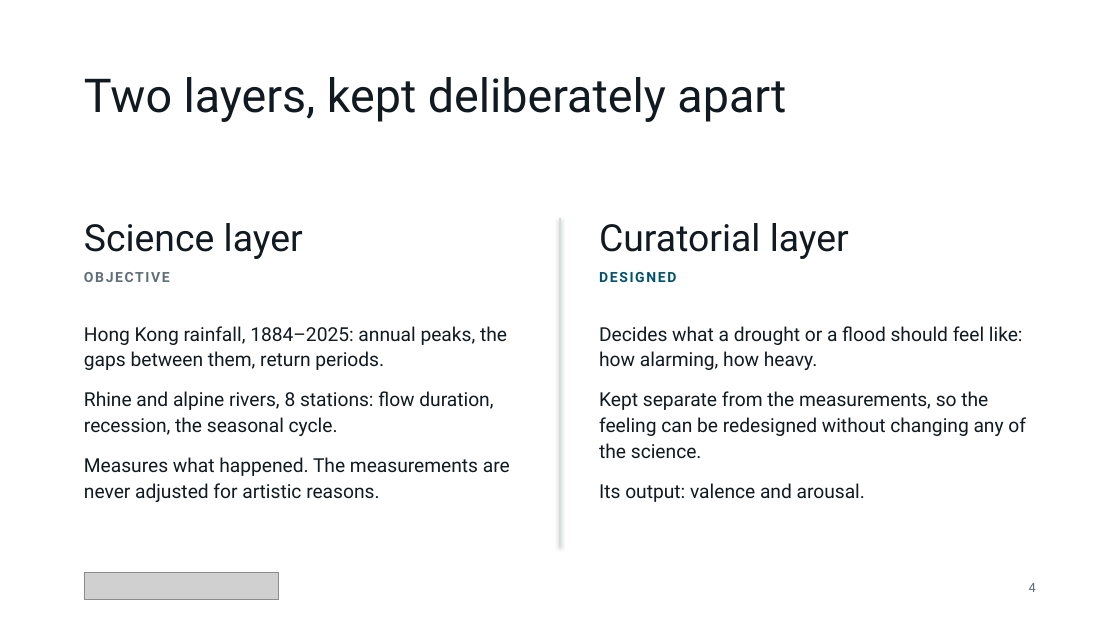
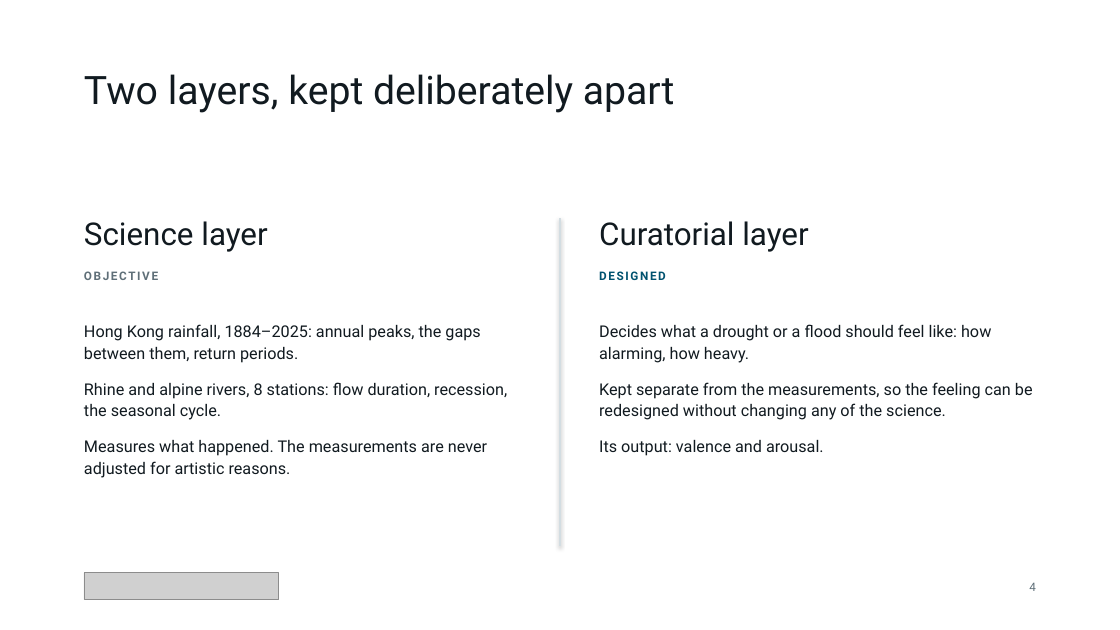
Before and after one commit to qintheory/noea, a slide deck: slide 4 of docs/noea-introduction.pptx. Drawn at 1120x630 pixels with LibreOffice and Linux fonts; fonts in the diff are those of the drawing; grey boxes stand for pictures. Boxes give left, top, right and bottom in pixels: in the first picture for what was removed or moved away, otherwise in the second. Text is boxed around its words. In the diff, an @@ line names an element or a change of style, - is before the commit and + after.

```diff
--- a/docs/noea-introduction.pptx
+++ b/docs/noea-introduction.pptx
@@ text "Two layers, kept deliberately apart" at <box>84,74,675,113</box>: size 40 to 33.6 pt @@
@@ text "Science layer" at <box>84,221,267,252</box>: size 32 to 26.9 pt @@
@@ text "Curatorial layer" at <box>599,221,808,252</box>: size 32 to 26.9 pt @@
@@ text "OBJECTIVE" at <box>84,271,158,280</box>: size 12 to 10.1 pt @@
@@ text "DESIGNED" at <box>599,271,666,280</box>: size 12 to 10.1 pt @@
@@ text "Hong Kong rainfall, 1884–2025: annual ..." at <box>84,324,507,478</box>: size 16.5 to 13.9 pt @@
@@ text "Decides what a drought or ..." at <box>599,324,1033,456</box>: size 16.5 to 13.9 pt @@
@@ text "4" at <box>1029,583,1036,591</box>: size 11 to 10 pt @@
```
Also in this commit, not shown: 6 other slides changed, 4 other files.
